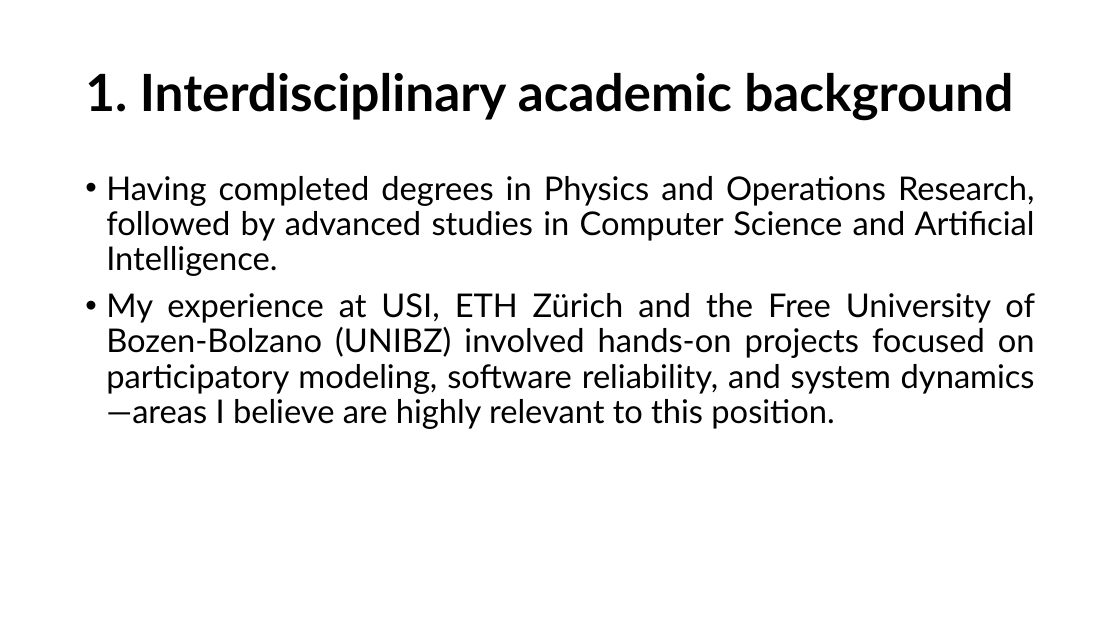
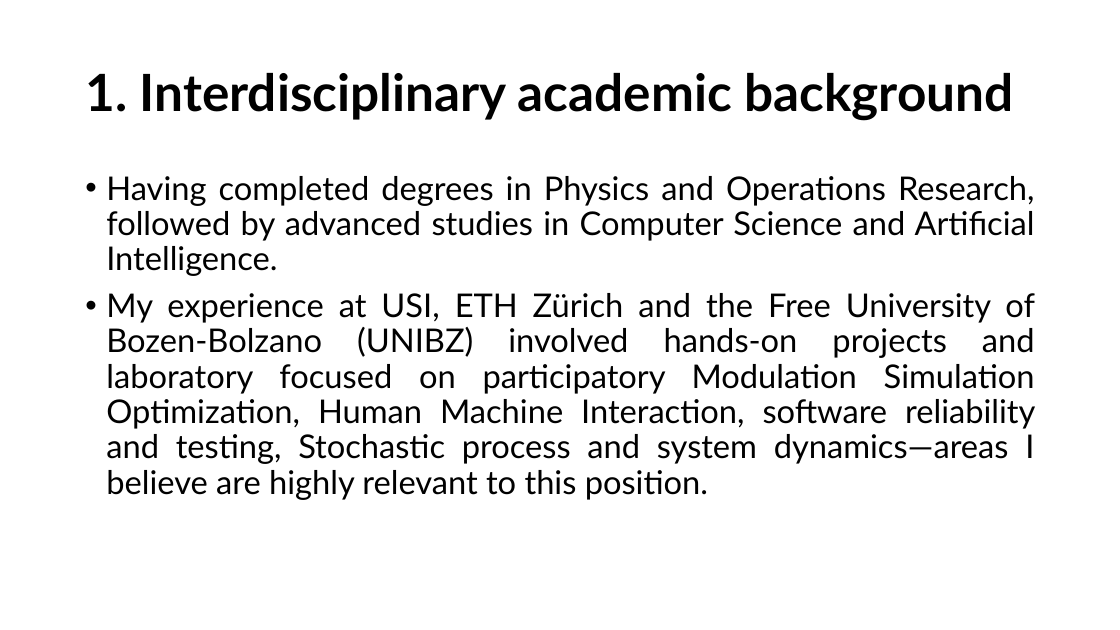
Before and after one commit to HeiderJeffer/Modeling-for-Societal-Complexity-in-Healthcare, a slide deck: slide 4 of Background and motivation.pptx. Drawn at 1120x630 pixels with LibreOffice and Linux fonts; fonts in the diff are those of the drawing. Boxes give left, top, right and bottom in pixels: in the first picture for what was removed or moved away, otherwise in the second. Text is boxed around its words. In the diff, an @@ line names an element or a change of style, - is before the commit and + after.

Commit message:
Numerical Example Simulation Steps
Numerical Example
Simulation Steps

```diff
--- a/Background and motivation.pptx
+++ b/Background and motivation.pptx
@@ text at [106,293,1035,500]: text changed @@
-• My experience at USI, ETH Zürich and the Free University of Bozen-Bolzano (UNIBZ) involved hands-on projects focused on participatory modeling, software reliability, and system dynamics—areas I believe are highly relevant to this position.
+• My experience at USI, ETH Zürich and the Free University of Bozen-Bolzano (UNIBZ) involved hands-on projects and laboratory focused on participatory Modulation Simulation Optimization, Human Machine Interaction, software reliability and testing, Stochastic process and system dynamics—areas I believe are highly relevant to this position.
```
Also in this commit, not shown: 1 other slide changed, 23 slides added, 1 other file.
